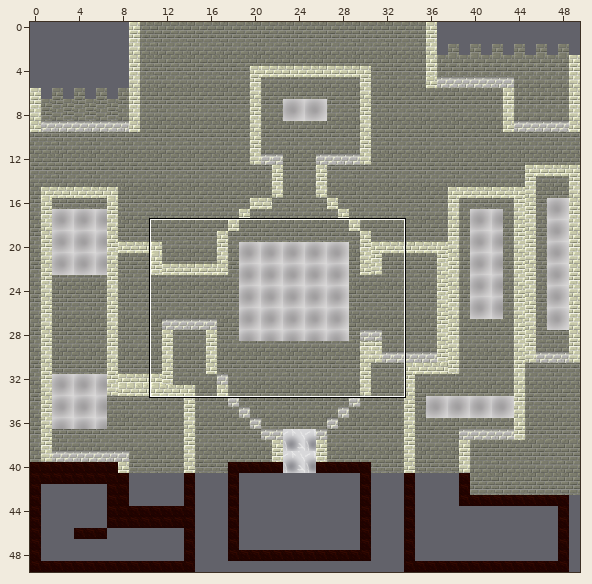
One commit to this Tiled map (JSON): tiled/premierNiveau.json. Above, an overview of the earlier version with the close-up marked.
Close-up. As it was:
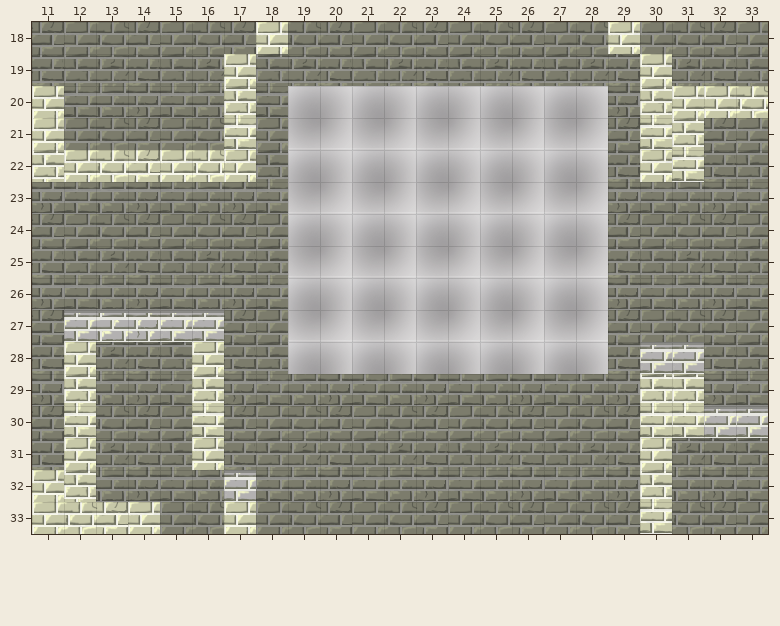
Cells are 32x32 px. Shown: x 11..33, y 18..33.
After:
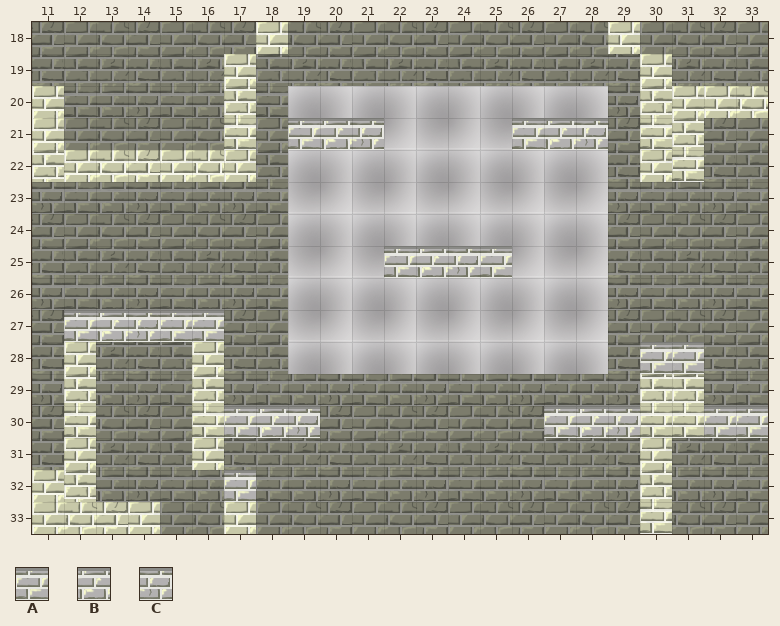
Key: from "tileset": A 150, B 151, C 152.
_ is an empty cell.
The edit:
Layer "sol":
The edit adds tile A in row 21 at x 19 and 26; in row 25 at x 22 and 25; in row 30 at x 17 and 27.
The edit adds tile B in row 21 at x 20 and 27; in row 25 at x 23; in row 30 at x 18 and 28.
The edit adds tile C in row 21 at x 21 and 28; in row 25 at x 24; in row 30 at x 19 and 29.
